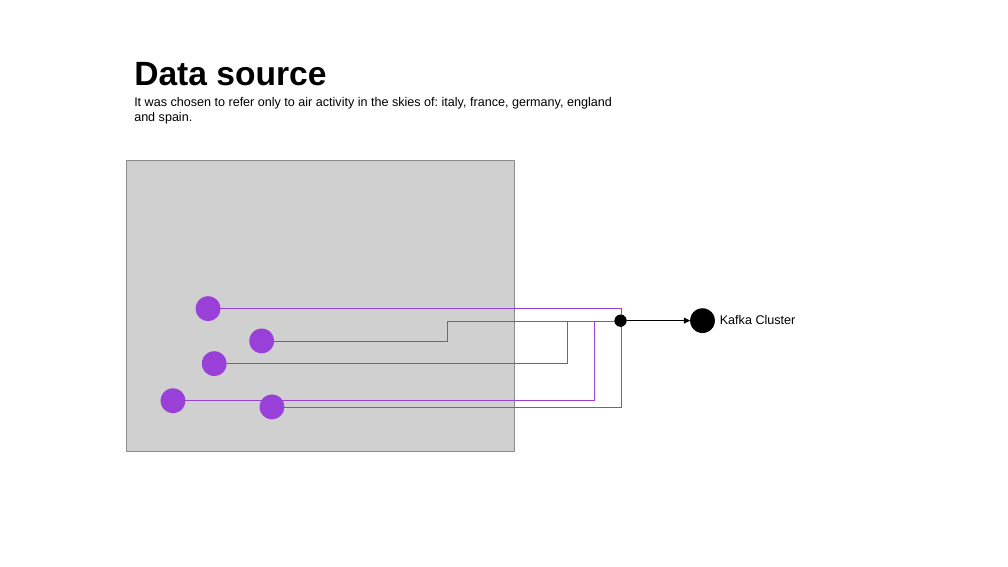
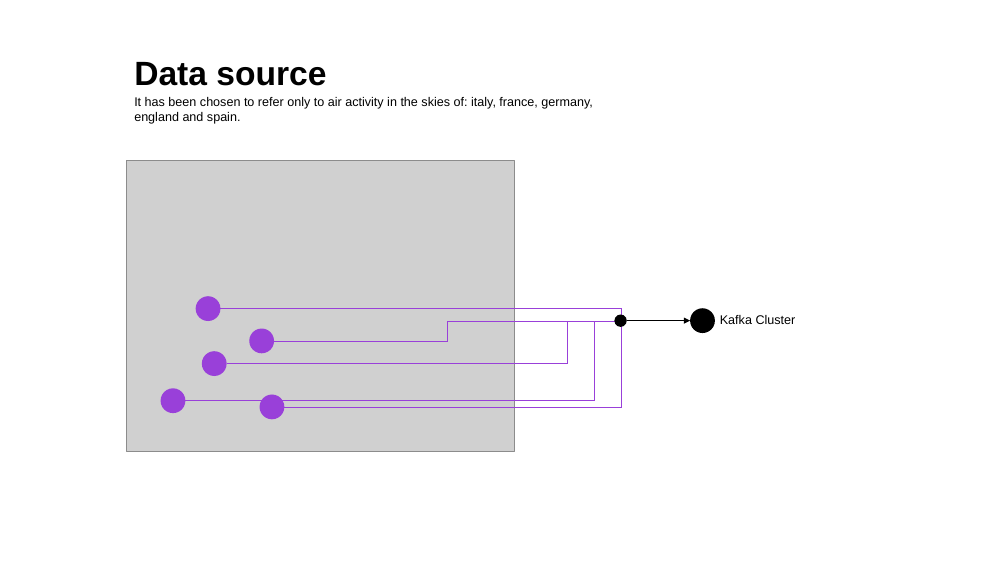
Before and after one commit to lorenzotrcnl/flights-monitoring, a slide deck: slide 5 of PRESENTATION.pptx. Drawn at 1008x567 pixels with LibreOffice and Linux fonts; fonts in the diff are those of the drawing; grey boxes stand for pictures. Boxes give left, top, right and bottom in pixels: in the first picture for what was removed or moved away, otherwise in the second. Text is boxed around its words. In the diff, an @@ line names an element or a change of style, - is before the commit and + after.

```diff
--- a/PRESENTATION.pptx
+++ b/PRESENTATION.pptx
@@ text at (134,97,592,124): text changed @@
-It was chosen to refer only to air activity in the skies of: italy, france, germany, england and spain.
+It has been chosen to refer only to air activity in the skies of: italy, france, germany, england and spain.
```
Also in this commit, not shown: 10 other files.
